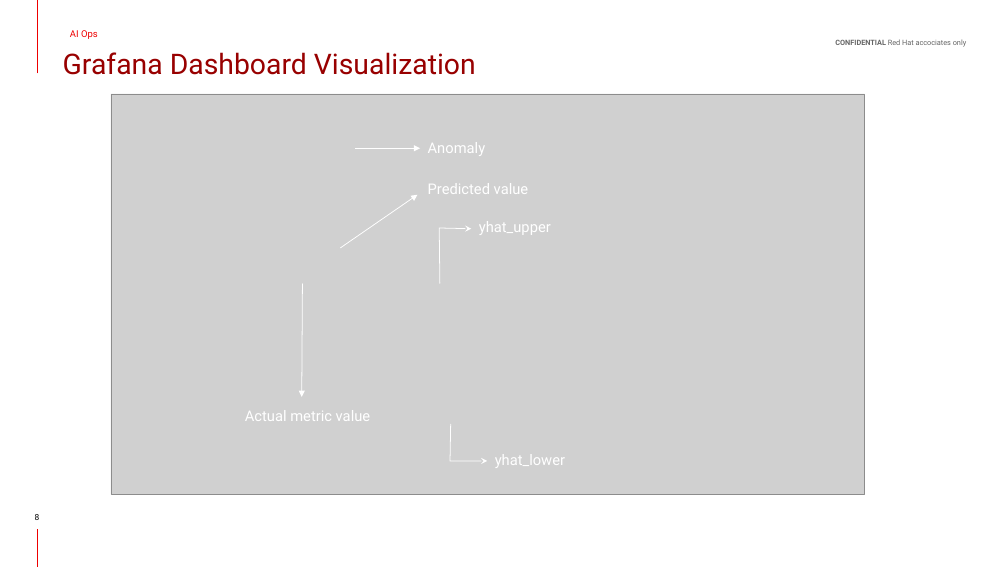
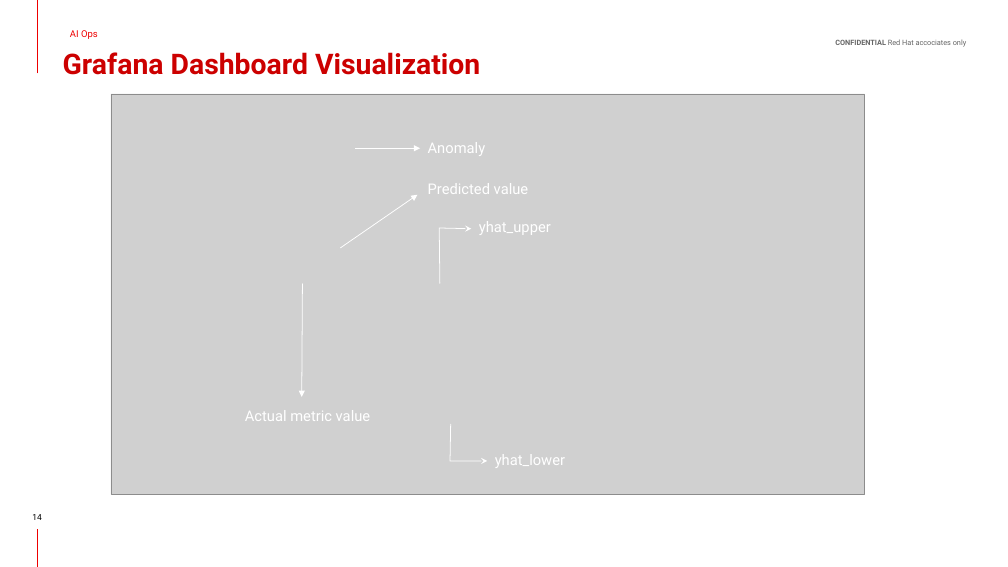
Before and after one commit to hemajv/prometheus-anomaly-detection-workshop, a slide deck: slide 14 of slides/source/I See Metrics_ Anomaly Detection on OpenShift.pptx (slide 8 before the commit). Drawn at 1008x567 pixels with LibreOffice and Linux fonts; fonts in the diff are those of the drawing; grey boxes stand for pictures; background and template pictures are left out. Boxes give left, top, right and bottom in pixels: in the first picture for what was removed or moved away, otherwise in the second. Text is boxed around its words. In the diff, an @@ line names an element or a change of style, - is before the commit and + after.

```diff
--- a/slides/source/I See Metrics_ Anomaly Detection on OpenShift.pptx
+++ b/slides/source/I See Metrics_ Anomaly Detection on OpenShift.pptx
@@ text "Grafana Dashboard Visualization" at <box>63,52,480,75</box>: text colour #980000 to #CC0000, bold on @@
@@ page number at <box>32,514,41,520</box>: text changed @@
-8
+14
```
Also in this commit, not shown: 5 other slides changed, 7 slides added, 3 slides removed, 1 other file.
